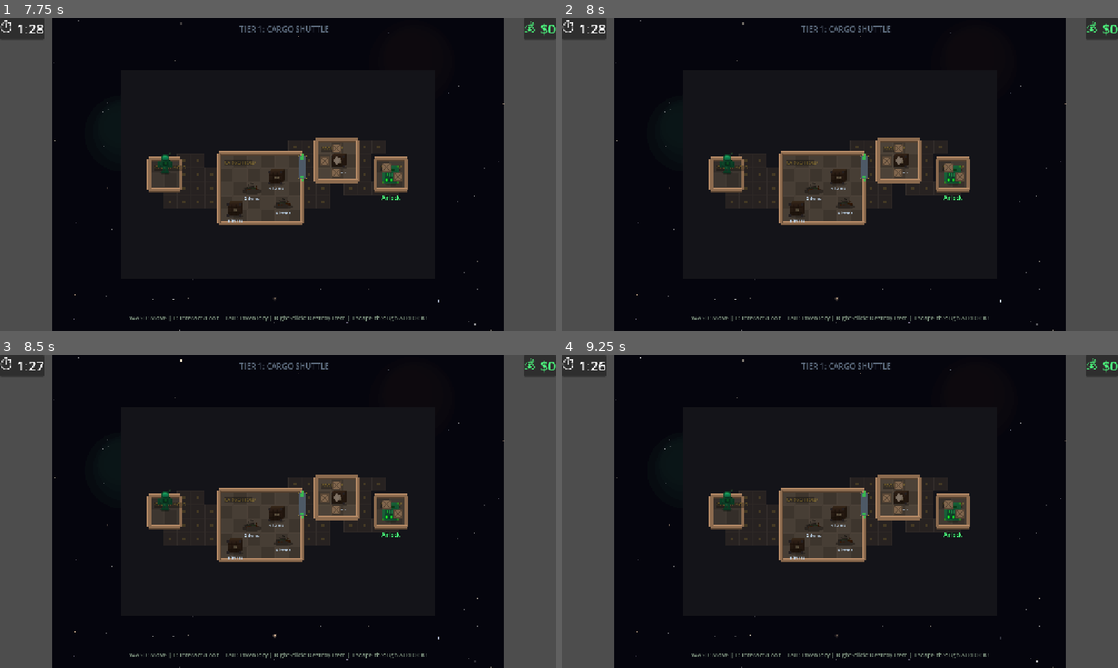
Above: before the commit, frames 1-4 (two rows, left to right).
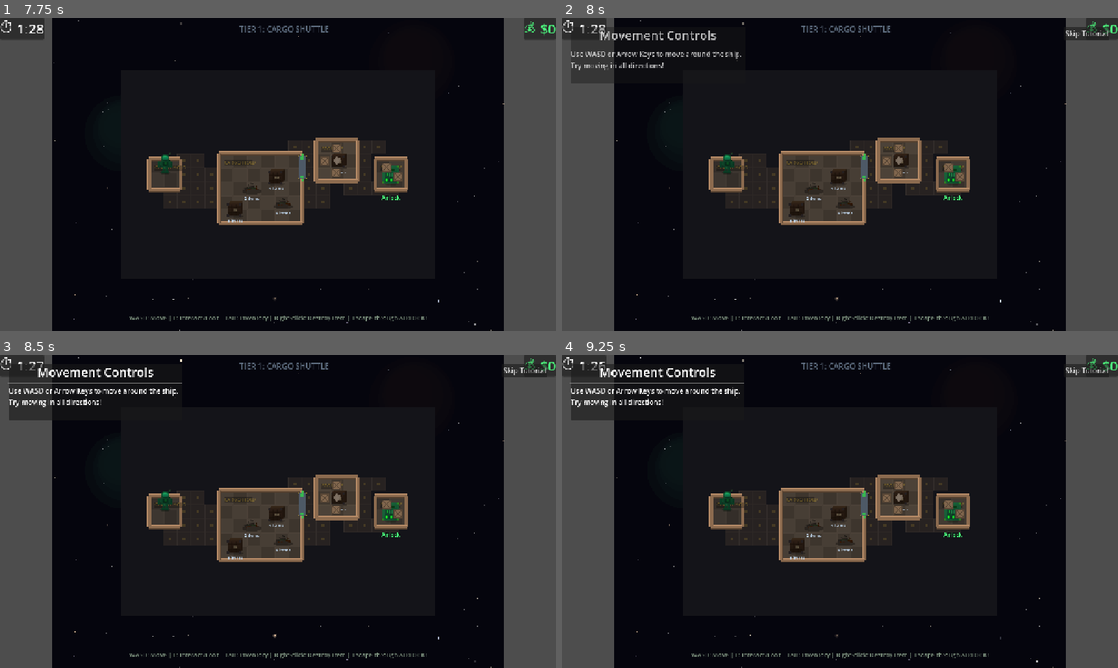
Above: after the commit, the same moments.

Repository: ReleMai/CargoEscape
Game: Godot game, scene res://scenes/intro/intro_scene.tscn
The game is run twice, just before and just after one commit, with the same random seed, the same clock (stepped at 60 frames per second) and the same inputs.
Inputs (mouse positions are in pixels of both pictures, inside the frame that each line leads up to):
- Up to frame 1 (7.75 s): click "NEW GAME" at 0.5 s; tap Enter (ui_accept) at 1.25, 1.52, 4.52, 7.52 s; move the mouse to (400, 158) at 1.27 s; hold D (move_right) 1.28-2 s; hold E (interact) 1.28-2 s; click (400, 158) at 1.42 s; drag from (166, 190) to (250, 237) at 2.02 s; move the mouse to (333, 105) at 2.77 s; hold D (move_right) 2.78-3.5 s; tap Ctrl at 2.85, 7.35 s; drag from (250, 237) to (111, 127) at 3.52 s; move the mouse to (444, 221) at 4.27 s; hold A (move_left) 4.28-5 s; tap P at 4.35 s; drag from (111, 127) to (194, 96) at 5.02 s; move the mouse to (305, 174) at 5.77 s; hold Space (brake) 5.78-6.5 s; hold E (interact) 5.78-6.5 s; click (305, 174) at 5.92 s; drag from (194, 96) to (283, 199) at 6.52 s; move the mouse to (400, 158) at 7.27 s; hold W (move_up) from 7.28 s (still down)
- Up to frame 2 (8 s): keep holding W (move_up)
- Up to frame 3 (8.5 s): release W (move_up) at 8 s; drag from (166, 527) to (300, 505) at 8.02 s
- Up to frame 4 (9.25 s): tap Enter (ui_accept) at 8.75 s; move the mouse to (895, 442) at 8.77 s; hold Space (brake) from 8.78 s (still down); tap P at 8.85 s

Frame 1 is identical in both runs. In frame 2, 0.9% of the frame differs, in the area x 1-99%, y 2-17%; in frame 3, 2.0%; in frame 4, 2.0%, in the area x 1-99%, y 2-21%.
Error after the commit: Trying to assign value of type 'Polygon2D' to a variable of type 'Sprite2D'. (res://scripts/ui/tutorial_overlay.gd:33)

Commit message:
Add station tutorial integration and configure autoloads
Co-authored-by: ReleMai <7017267+ReleMai@users.noreply.github.com>

Diff:
--- a/project.godot
+++ b/project.godot
@@ -19,6 +19,8 @@
 [autoload]
 
 GameManager="*res://scripts/game_manager.gd"
+SaveManager="*res://scripts/core/save_manager.gd"
+TutorialManager="*res://scripts/core/tutorial_manager.gd"
 
 [display]
 
--- a/scripts/station.gd
+++ b/scripts/station.gd
@@ -142,6 +142,10 @@
 	if end_button:
 		end_button.pressed.connect(_on_end_run_pressed)
 
+	# Add sell button to tutorial group
+	if sell_button:
+		sell_button.name = "SellButton"
+
 
 # ==============================================================================
 # PUBLIC API
@@ -164,6 +168,9 @@
 	# Show with animation
 	visible = true
 	_animate_show()
+
+	# Start selling tutorial step if needed
+	_check_and_start_selling_tutorial()
 
 
 ## Hide the station UI
@@ -246,6 +253,9 @@
 	if sell_value <= 0:
 		# Nothing to sell
 		return
+
+	# Notify tutorial
+	_on_item_sold()
 
 	# Add to total credits
 	total_credits += sell_value
@@ -311,3 +321,30 @@
 		tween.tween_property(station_panel, "modulate:a", 0.0, 0.2)
 		tween.tween_property(station_panel, "scale", Vector2(0.8, 0.8), 0.2)
 		tween.chain().tween_callback(func(): visible = false)
+
+
+# ==============================================================================
+# TUTORIAL INTEGRATION
+# ==============================================================================
+
+func _check_and_start_selling_tutorial() -> void:
+	# Wait for animation
+	await get_tree().create_timer(0.5).timeout
+
+	# Check if TutorialManager exists
+	if not has_node("/root/TutorialManager"):
+		return
+
+	var tutorial_manager = get_node("/root/TutorialManager")
+
+	# Check if we need to show selling tutorial
+	if tutorial_manager.is_tutorial_active():
+		# Start selling step
+		tutorial_manager.start_step(tutorial_manager.TutorialStep.SELLING)
+
+
+func _on_item_sold() -> void:
+	# Notify tutorial that item was sold
+	if has_node("/root/TutorialManager"):
+		var tutorial_manager = get_node("/root/TutorialManager")
+		tutorial_manager.on_player_action("item_sold")
